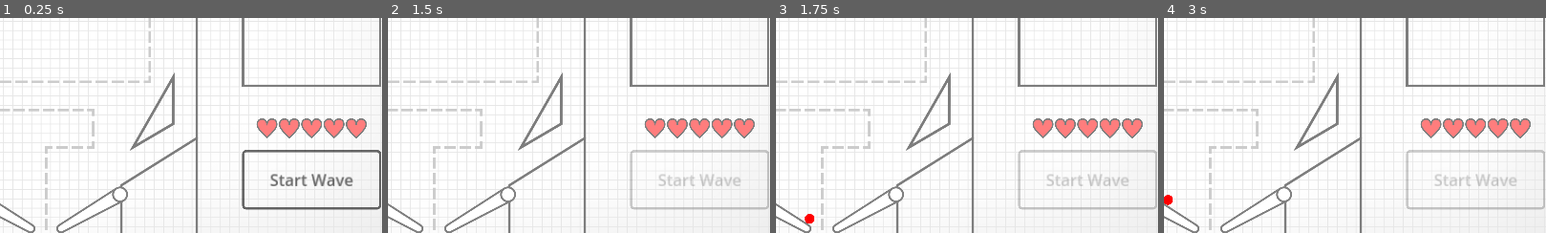
Above: before the commit, frames 1-4 (left to right).
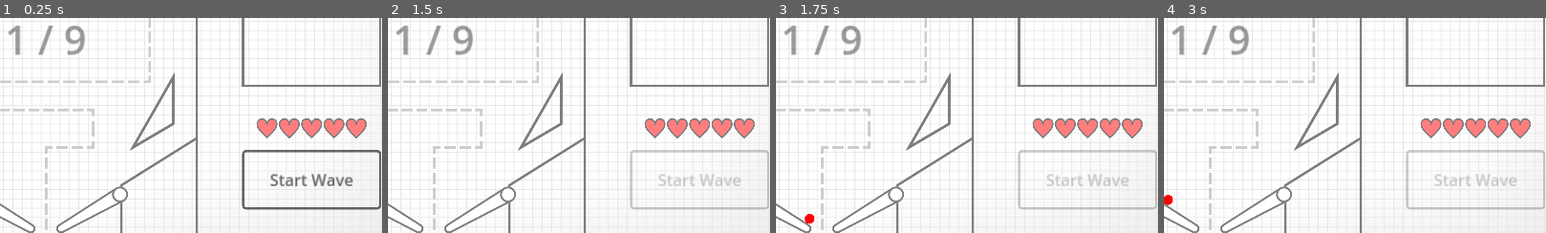
Above: after the commit, the same moments.

Repository: cxhuy/ptd
Game: Godot game, scene res://scenes/game.tscn
Two runs of this game, one before a commit and one after it. Both use one fixed random seed, a clock stepped at 60 frames per second and the inputs below.
Inputs:
- Up to frame 1 (0.25 s): no input
- Up to frame 2 (1.5 s): click "Start Wave" at 0.5 s; click "Upgrade 1000 / 2" at 1.25 s
- Up to frame 3 (1.75 s): no input
- Up to frame 4 (3 s): click "Upgrade 998 / 4" at 2 s; click "Upgrade 994 / 10" at 2.75 s
The pictures show only the part of the screen within x 44-94%, y 45-95%; the shares and areas given below are measured in that part.

The runs differ from the first frame. In frame 1, 0.8% of the frame differs, in the area x 2-23%, y 3-18%; in frame 2, 0.8%; in frame 3, 0.8%; in frame 4, 0.8%.

Commit message:
feat: add initial tower limit ui

Diff:
--- a/scenes/ui.tscn
+++ b/scenes/ui.tscn
@@ -113,6 +113,10 @@
 corner_radius_top_right = 10
 corner_radius_bottom_right = 10
 corner_radius_bottom_left = 10
+
+[sub_resource type="SystemFont" id="SystemFont_kmjkp"]
+font_names = PackedStringArray("SF Pro Rounded")
+font_weight = 500
 
 [node name="UI" type="CanvasLayer"]
 script = ExtResource("1_8qvsj")
@@ -318,5 +322,17 @@
 theme_override_styles/disabled = SubResource("StyleBoxFlat_otqfv")
 text = "Start Wave"
 
+[node name="TowerLimit" type="Label" parent="."]
+modulate = Color(1, 1, 1, 0.392157)
+offset_left = 585.0
+offset_right = 1335.0
+offset_bottom = 1080.0
+theme_override_colors/font_color = Color(0, 0, 0, 1)
+theme_override_fonts/font = SubResource("SystemFont_kmjkp")
+theme_override_font_sizes/font_size = 100
+text = "1 / 9"
+horizontal_alignment = 1
+vertical_alignment = 1
+
 [connection signal="pressed" from="LeftUI/TowerData/Buttons/UpgradeButton" to="." method="_on_upgrade_button_pressed"]
 [connection signal="pressed" from="LeftUI/TowerData/Buttons/DeleteButton" to="." method="_on_delete_button_pressed"]
Not shown: 1 places in scenes/ui.tscn that only renumber resources
